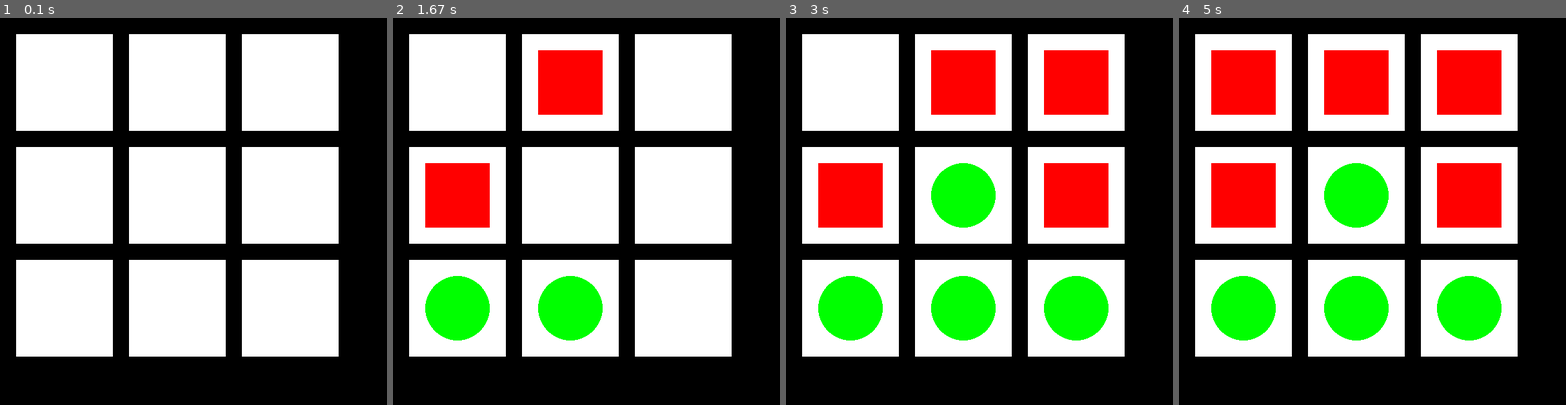
Above: before the commit, frames 1-4 (left to right).
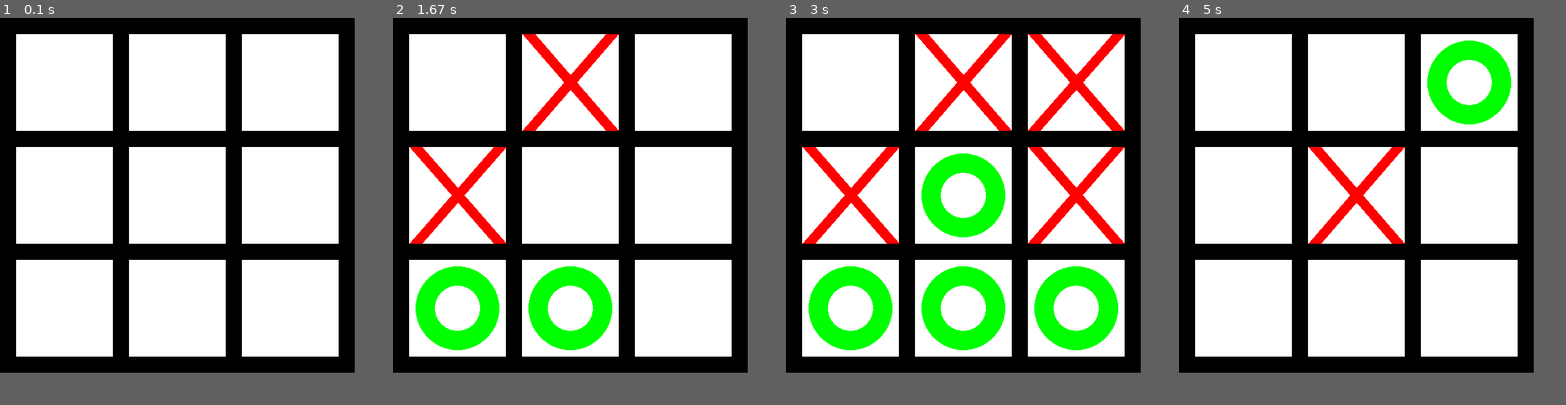
Above: after the commit, the same moments.

Repository: josue-lubaki/game-tic-tac-toe
Game: pygame game, started from main.py
Same seed, same stepped clock (60 frames per second), same inputs: the game is played once before the commit and once after it.
Inputs (mouse positions are in pixels of both pictures, inside the frame that each line leads up to):
- Up to frame 1 (0.1 s): no input
- Up to frame 2 (1.67 s): press the mouse at (683, 83) at 0.37 s; move the mouse to (617, 91) at 0.47 s; release the mouse at (555, 99) at 0.6 s; press the mouse at (571, 83) at 0.7 s; move the mouse to (509, 188) at 0.8 s; release the mouse at (443, 296) at 0.93 s; press the mouse at (571, 83) at 1.03 s; move the mouse to (512, 157) at 1.13 s; release the mouse at (458, 234) at 1.27 s; press the mouse at (458, 196) at 1.37 s; move the mouse to (509, 257) at 1.47 s; release the mouse at (563, 323) at 1.6 s
- Up to frame 3 (3 s): press the mouse at (851, 196) at 1.7 s; move the mouse to (940, 141) at 1.8 s; release the mouse at (1033, 91) at 1.93 s; press the mouse at (851, 83) at 2.03 s; move the mouse to (956, 203) at 2.13 s; release the mouse at (1060, 323) at 2.27 s; press the mouse at (851, 83) at 2.37 s; move the mouse to (952, 122) at 2.47 s; release the mouse at (1053, 165) at 2.6 s; click (929, 226) at 2.73 s
- Up to frame 4 (5 s): press the mouse at (1357, 83) at 3.53 s; move the mouse to (1318, 72) at 3.63 s; release the mouse at (1275, 64) at 3.77 s; hold Enter 3.83-4.3 s; press the mouse at (1469, 196) at 4.37 s; move the mouse to (1407, 176) at 4.47 s; release the mouse at (1341, 157) at 4.6 s; press the mouse at (1357, 83) at 4.7 s; move the mouse to (1415, 76) at 4.8 s; release the mouse at (1476, 68) at 4.93 s
In our replay, the window is 600x600 before the commit and 550x550 after it. These sizes can differ from the game's own. Grey fills any space a smaller window leaves; there, only what the larger window draws over its background counts as a difference.

The runs differ from the first frame. In frame 1, only the window size differs. In frame 2, 9.7% of the frame differs, in the area x 4-59%, y 4-86%; in frame 3, 19%; in frame 4, 24%, in the area x 8-88%, y 4-84%.

Commit message:
Version_3

Diff:
--- a/Fonctional.py
+++ b/Fonctional.py
@@ -14,14 +14,10 @@
     r9 = pygame.draw.rect(screen, color, (375,375,150,150))
 
     #boucle jusqu'à ce que l'utilisateur décide de fermer la fenêtre
-    termine = False
-    switch = True
-    return [switch,r1,r2,r3,r4,r5,r6,r7,r8,r9,termine]
+    rect_circle_switch = True
+    return [rect_circle_switch,r1,r2,r3,r4,r5,r6,r7,r8,r9]
 
-def init_case():
-    #boucle jusqu'à ce que l'utilisateur décide de fermer la fenêtre
-    termine = False
-    switch = True
+def initialiser_case():
     c1 = True
     c2 = True
     c3 = True
--- a/main.py
+++ b/main.py
@@ -7,7 +7,7 @@
 vert =  (0, 255, 0)
 rouge = (255, 0, 0)
 
-Taille =[600, 600]
+Taille =[550, 550]
 fenetre = pygame.display.set_mode(Taille)
 
 #Titre and Icon
@@ -15,135 +15,141 @@
 icon = pygame.image.load('tic-tac-toe_32.png')
 pygame.display.set_icon(icon)
 
-# initial est une list qui retourne 9 rectangle, switch et la variable "termine"
-initial = init_variable(pygame,fenetre,blanc)
+# initialisation des variables rec qui corespond aux rectangles
 # initialisation de case vide
-case = init_case()
+case = initialiser_case()
+rec = init_variable(pygame, fenetre, blanc)
 
 #attention a C de Clock
 horloge = pygame.time.Clock()
-
-# initial[10] correspond à la variable "termine"
-while initial[10] == False:
+is_running = True
+# is_running correspond à la variable "termine"
+while is_running == True:
     #pygame.event.get() est un list
     for event in pygame.event.get():
         if ( event.type == pygame.QUIT or (event.type == pygame.KEYDOWN and
         event.key == pygame.K_q)):
-            #true monte whie met termine = True, et attend pour 20 second
-            initial[10] = True
+            # Quit
+            is_running = False
 
         #redémarrage du jeu
-        if event.type == pygame.KEYDOWN:
-            if event.key == pygame.K_RETURN:
-                # Reinitialiser les rectangles et le switch
-                initial[0:9]
+        if (event.type == pygame.KEYDOWN and event.key == pygame.K_RETURN):
+            # Reinitialiser les rectangles et les cases disponibles
+            rec = init_variable(pygame,fenetre,blanc)
+            case = initialiser_case()
+
+    # LOGIQUE DU MENU DU JEU
+        """ ICI """
 
 
-    #LOGIQUE CEST ICI
+    #LOGIQUE DU JEU
         if event.type == pygame.MOUSEBUTTONUP:
             pos = pygame.mouse.get_pos()
             print(pos)
 
-            if initial[1].collidepoint(pos) and case[1]:
-                if initial[0] == True :
-                    pygame.draw.rect(fenetre, rouge, (50, 50, 100,100))
-                    initial[0] = False
+            # rec[0] correspond au rect_circle_switch
+            # rec[1] à rec[9] correspondent aux rectangles
+            if rec[1].collidepoint(pos) and case[1]:
+                if rec[0] == True :
+                    pygame.draw.line(fenetre, rouge,[35,25],[165,174], 20)
+                    pygame.draw.line(fenetre, rouge,[165,25],[35,174], 20)
+                    rec[0] = False
                 else:
                      # (100,100) le centre du circle, 50 rayon )
-                    pygame.draw.circle(fenetre, vert, (100,100), 50)
-                    initial[0] = True
+                    pygame.draw.ellipse(fenetre, vert, [35,35,130,130], 30)
+                    rec[0] = True
                 case[1] = False
 
-            if initial[2].collidepoint(pos) and case[2]:
-                if initial[0] == True :
-                    pygame.draw.rect(fenetre, rouge, (225, 50, 100,100))
-                    initial[0] = False
+            if rec[2].collidepoint(pos) and case[2]:
+                if rec[0] == True :
+                    pygame.draw.line(fenetre, rouge,[210,25],[339,174], 20)
+                    pygame.draw.line(fenetre, rouge,[339,25],[210,174], 20)
+                    rec[0] = False
                 else:
                     # on ajoute 100 + 175 =275
-                    pygame.draw.circle(fenetre, vert, (275,100), 50)
-                    initial[0] = True
+                    pygame.draw.ellipse(fenetre, vert, [210,35,130,130], 30)
+                    rec[0] = True
 
                 case[2] = False
 
-            if initial[3].collidepoint(pos) and case[3] :
-                if initial[0] == True :
-                    pygame.draw.rect(fenetre, rouge, (400, 50, 100,100))
-                    initial[0] = False
+            if rec[3].collidepoint(pos) and case[3] :
+                if rec[0] == True :
+                    pygame.draw.line(fenetre, rouge,[385,25],[514,174], 20)
+                    pygame.draw.line(fenetre, rouge,[515,25],[384,174], 20)
+                    rec[0] = False
                 else:
-
-                    pygame.draw.circle(fenetre, vert, (450,100), 50)
-                    initial[0] = True
+                    pygame.draw.ellipse(fenetre, vert, [385,35,130,130], 30)
+                    rec[0] = True
                 case[3] = False
 
-            if initial[4].collidepoint(pos) and case[4] :
-                if initial[0] == True :
-                    pygame.draw.rect(fenetre, rouge, (50, 225, 100,100))
-                    initial[0] = False
+            if rec[4].collidepoint(pos) and case[4] :
+                if rec[0] == True :
+                    pygame.draw.line(fenetre, rouge,[35,200],[165,349], 20)
+                    pygame.draw.line(fenetre, rouge,[165,200],[35,349], 20)
+                    rec[0] = False
                 else:
-                    pygame.draw.circle(fenetre, vert, (100,275), 50)
-                    initial[0] = True
+                    pygame.draw.ellipse(fenetre, vert, [35,210,130,130], 30)
+                    rec[0] = True
 
                 case[4] = False
 
-            if initial[5].collidepoint(pos) and case[5]:
-                if initial[0] == True :
-                    pygame.draw.rect(fenetre, rouge, (225, 225, 100,100))
-                    initial[0] = False
+            if rec[5].collidepoint(pos) and case[5]:
+                if rec[0] == True :
+                    pygame.draw.line(fenetre, rouge,[210,200],[339,349], 20)
+                    pygame.draw.line(fenetre, rouge,[339,200],[210,349], 20)
+                    rec[0] = False
                 else:
-                    pygame.draw.circle(fenetre, vert, (275,275), 50)
-                    initial[0] = True
+                    pygame.draw.ellipse(fenetre, vert, [210,210,130,130], 30)
+                    rec[0] = True
 
                 case[5] = False
 
-            if initial[6].collidepoint(pos) and case[6]:
-                if initial[0] == True :
-                    pygame.draw.rect(fenetre, rouge, (400, 225, 100,100))
-                    initial[0] = False
+            if rec[6].collidepoint(pos) and case[6]:
+                if rec[0] == True :
+                    pygame.draw.line(fenetre, rouge,[385,200],[514,349], 20)
+                    pygame.draw.line(fenetre, rouge,[514,200],[384,349], 20)
+                    rec[0] = False
                 else:
-                    pygame.draw.circle(fenetre, vert, (450,275), 50)
-                    initial[0] = True
+                    pygame.draw.ellipse(fenetre, vert, [385,210,130,130], 30)
+                    rec[0] = True
 
                 case[6] = False
 
-            if initial[7].collidepoint(pos) and case[7]:
-                if initial[0] == True :
-                        pygame.draw.rect(fenetre, rouge, (50, 400, 100,100))
-                        initial[0] = False
+            if rec[7].collidepoint(pos) and case[7]:
+                if rec[0] == True :
+                    pygame.draw.line(fenetre, rouge,[35,375],[164,524], 20)
+                    pygame.draw.line(fenetre, rouge,[164,375],[35,524], 20)
+                    rec[0] = False
                 else:
-                    pygame.draw.circle(fenetre, vert, (100,450), 50)
-                    initial[0] = True
+                    pygame.draw.ellipse(fenetre, vert, [35,385,130,130], 30)
+                    rec[0] = True
 
                 case[7] = False
 
-            if initial[8].collidepoint(pos) and case[8]:
-                if initial[0] == True :
-                    pygame.draw.rect(fenetre, rouge, (225, 400, 100,100))
-                    initial[0] = False
+            if rec[8].collidepoint(pos) and case[8]:
+                if rec[0] == True :
+                    pygame.draw.line(fenetre, rouge,[210,375],[339,524], 20)
+                    pygame.draw.line(fenetre, rouge,[339,375],[210,524], 20)
+                    rec[0] = False
                 else:
-                    pygame.draw.circle(fenetre, vert, (275,450), 50)
-                    initial[0] = True
+                    pygame.draw.ellipse(fenetre, vert, [210,385,130,130], 30)
+                    rec[0] = True
 
                 case[8] = False
 
-            if initial[9].collidepoint(pos) and case[9]:
-                if initial[0] == True :
-                    pygame.draw.rect(fenetre, rouge, (400, 400, 100,100))
-                    initial[0] = False
+            if rec[9].collidepoint(pos) and case[9]:
+                if rec[0] == True :
+                    pygame.draw.line(fenetre, rouge,[385,375],[514,524], 20)
+                    pygame.draw.line(fenetre, rouge,[514,375],[384,524], 20)
+                    rec[0] = False
                 else:
-                    pygame.draw.circle(fenetre, vert,  (450,450), 50)
-                    initial[0] = True
+                    pygame.draw.ellipse(fenetre, vert, [385,385,130,130], 30)
+                    rec[0] = True
                 case[9] = False
 
     #dessiner
 
-
-
-
-
     pygame.display.flip()
-
-    # si on dessin le rectangle ici, on voit rien
-
     #20 images par seconde, 10 moin vite que 20
     horloge.tick(20)
 pygame.quit()
